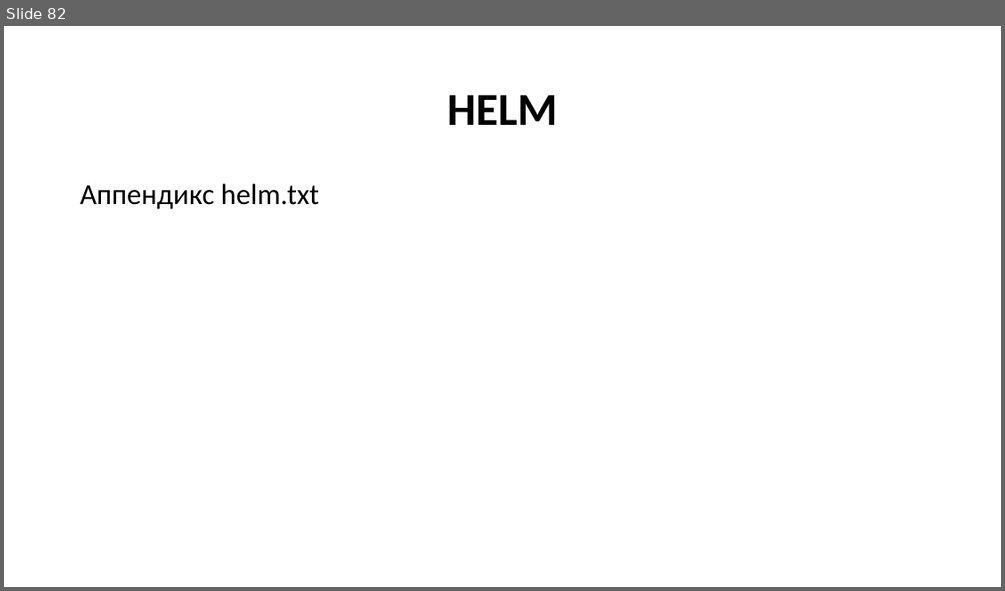
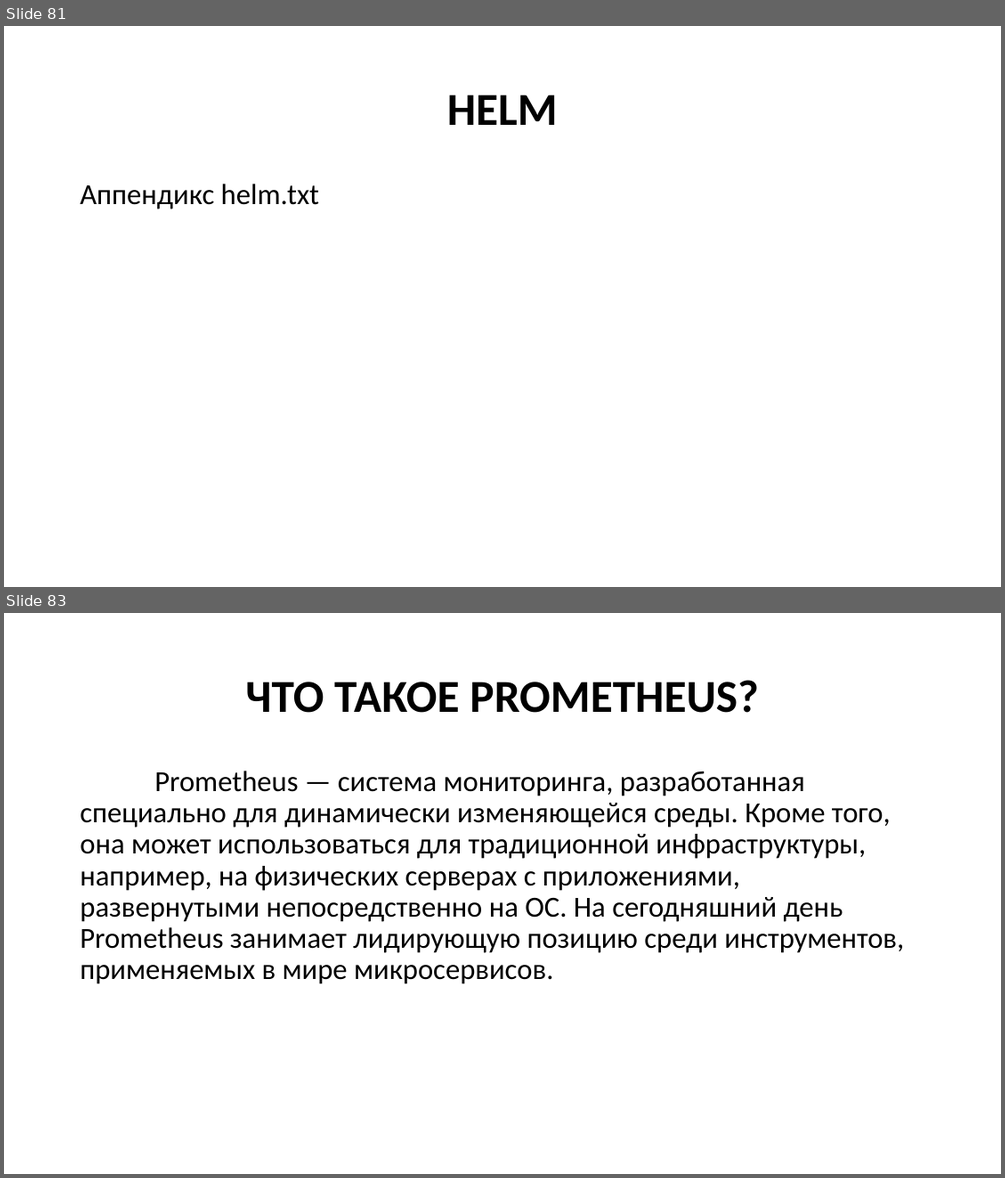
Before and after one commit to Kollekcioner47/k8s, a slide deck: k8s.pptx. Shown one above the other, each under a label of ours: slide 82 before the commit, slides 81 and 83 after it; the slides between them are not shown. The pictures are 1005x591 and 1005x1178 pixels, drawn with LibreOffice and Linux fonts; fonts in the diff are those of the drawing. Boxes give left, top, right and bottom in pixels: in the first picture for what was removed or moved away, otherwise in the second. Text is boxed around its words. In the diff, an @@ line names an element or a change of style, - is before the commit and + after.

```diff
--- a/k8s.pptx
+++ b/k8s.pptx
@@ slide 83 added at bbox=[4, 613, 1001, 1174], background #FFFFFF @@
@@ title added at bbox=[245, 680, 758, 713], 44 pt, text #000000, bold @@
+ЧТО ТАКОЕ PROMETHEUS?
@@ text added at bbox=[80, 771, 904, 984], 28 pt, text #000000 @@
+Prometheus — система мониторинга, разработанная специально для динамически изменяющейся среды. Кроме того, она может использоваться для традиционной инфраструктуры, например, на физических серверах с приложениями, развернутыми непосредственно на ОС. На сегодняшний день Prometheus занимает лидирующую позицию среди инструментов, применяемых в мире микросервисов.
@@ what was slide 82 is now slide 81 @@
```
Also in this commit, not shown: 8 slides changed, 22 other slides added, 12 slides removed.
